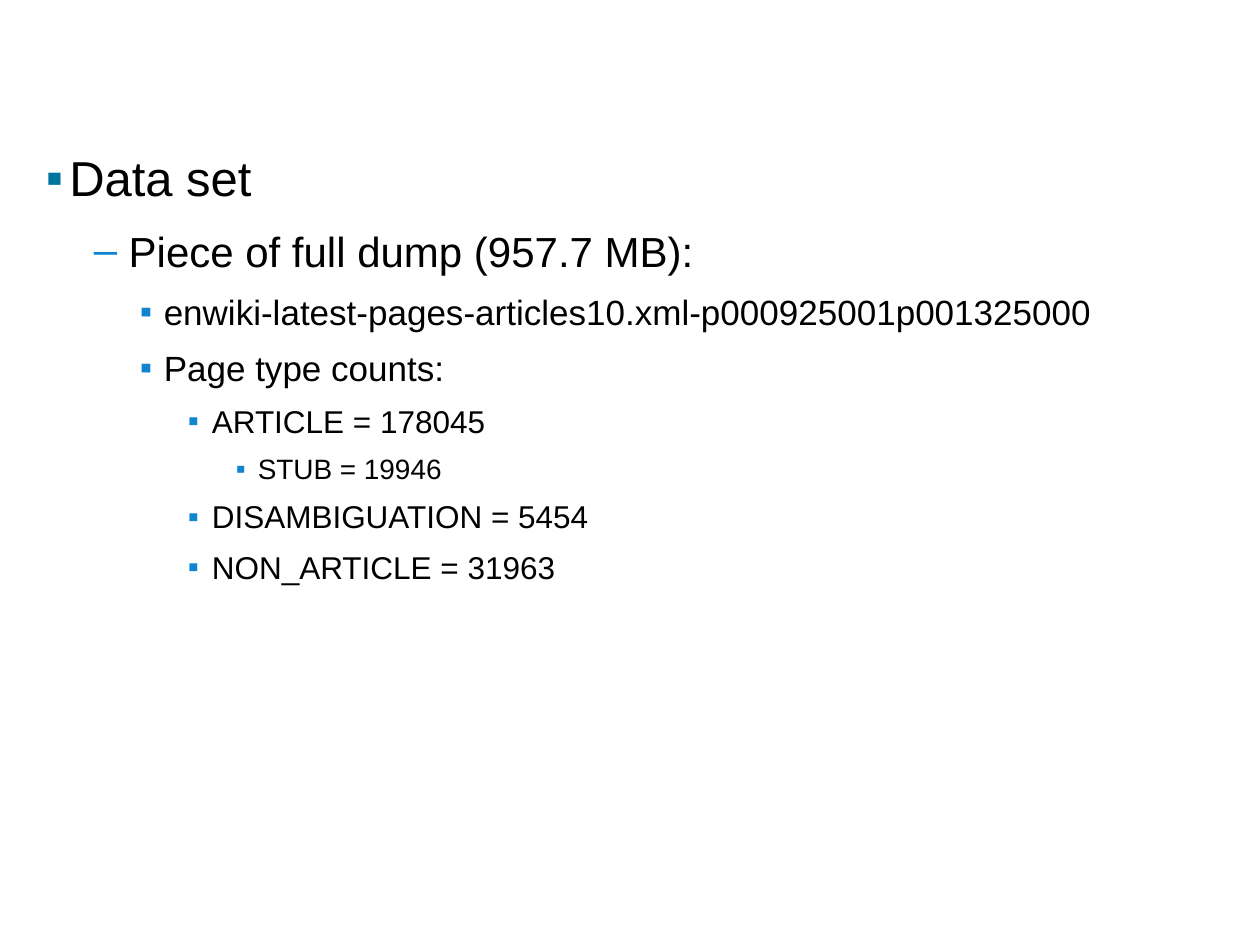
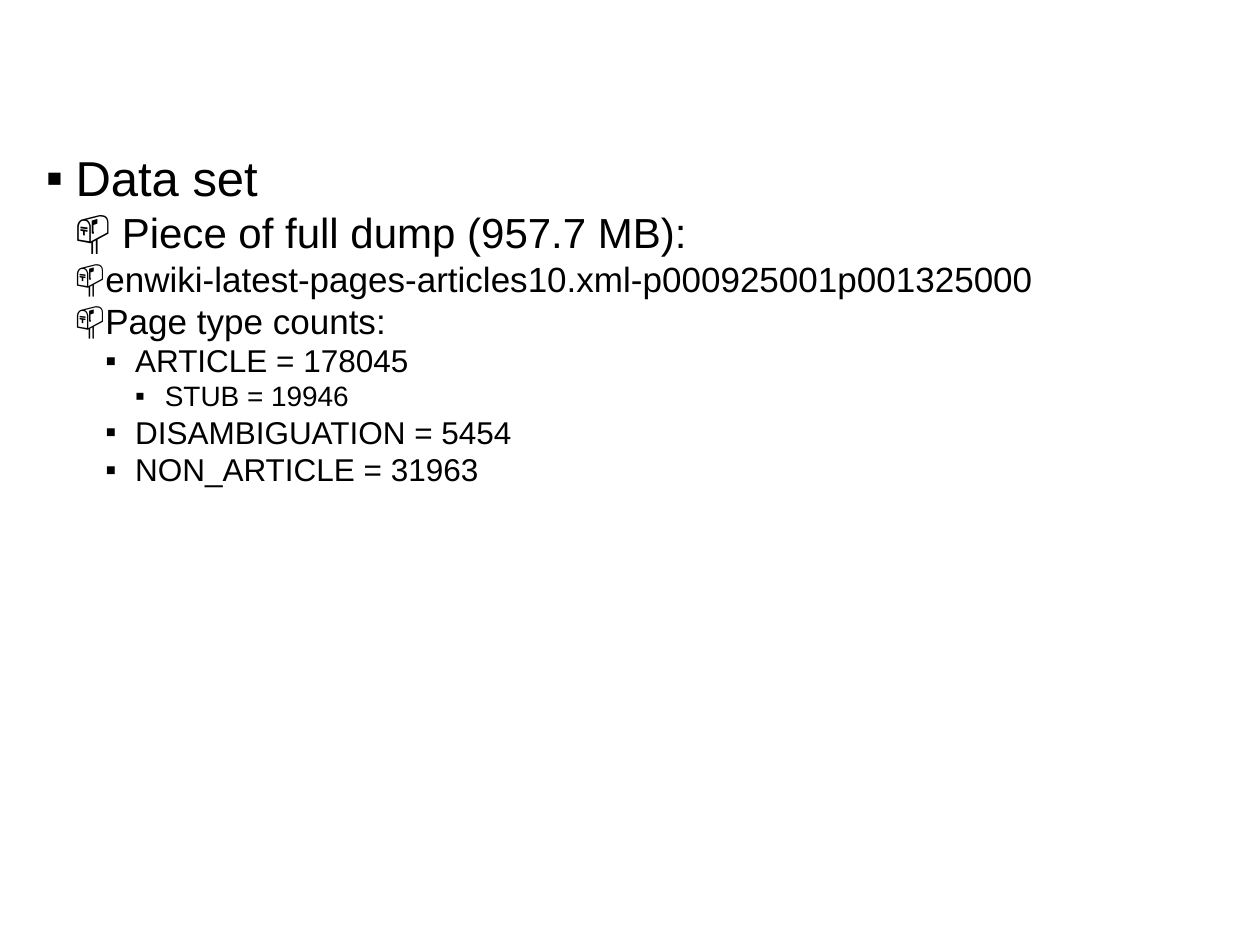
Before and after one commit to seweissman/wikiduper, a slide deck: slide 6 of presentation/NearDupDetectionWikipedia.pptx. Drawn at 1260x945 pixels with LibreOffice and Linux fonts; fonts in the diff are those of the drawing; background and template pictures are left out. Boxes give left, top, right and bottom in pixels: in the first picture for what was removed or moved away, otherwise in the second. Text is boxed around its words. In the diff, an @@ line names an element or a change of style, - is before the commit and + after.

```diff
--- a/presentation/NearDupDetectionWikipedia.pptx
+++ b/presentation/NearDupDetectionWikipedia.pptx
@@ text "Data set" at <box>105,164,1032,487</box>: indent changed; less space between paragraphs; bullet – to 📫; bullet ▪ to 📫; list level 3 to 2 in "enwiki-latest-pages-articles10.xml-p000925001p001325000"; list level 3 to 2 in "Page type counts:"; list level 4 to 3 in "ARTICLE = 178045"; list level 5 to 4 in "STUB = 19946"; list level 4 to 3 in "DISAMBIGUATION = 5454"; list level 4 to 3 in "NON_ARTICLE = 31963" @@
```
Also in this commit, not shown: 17 other slides changed.
